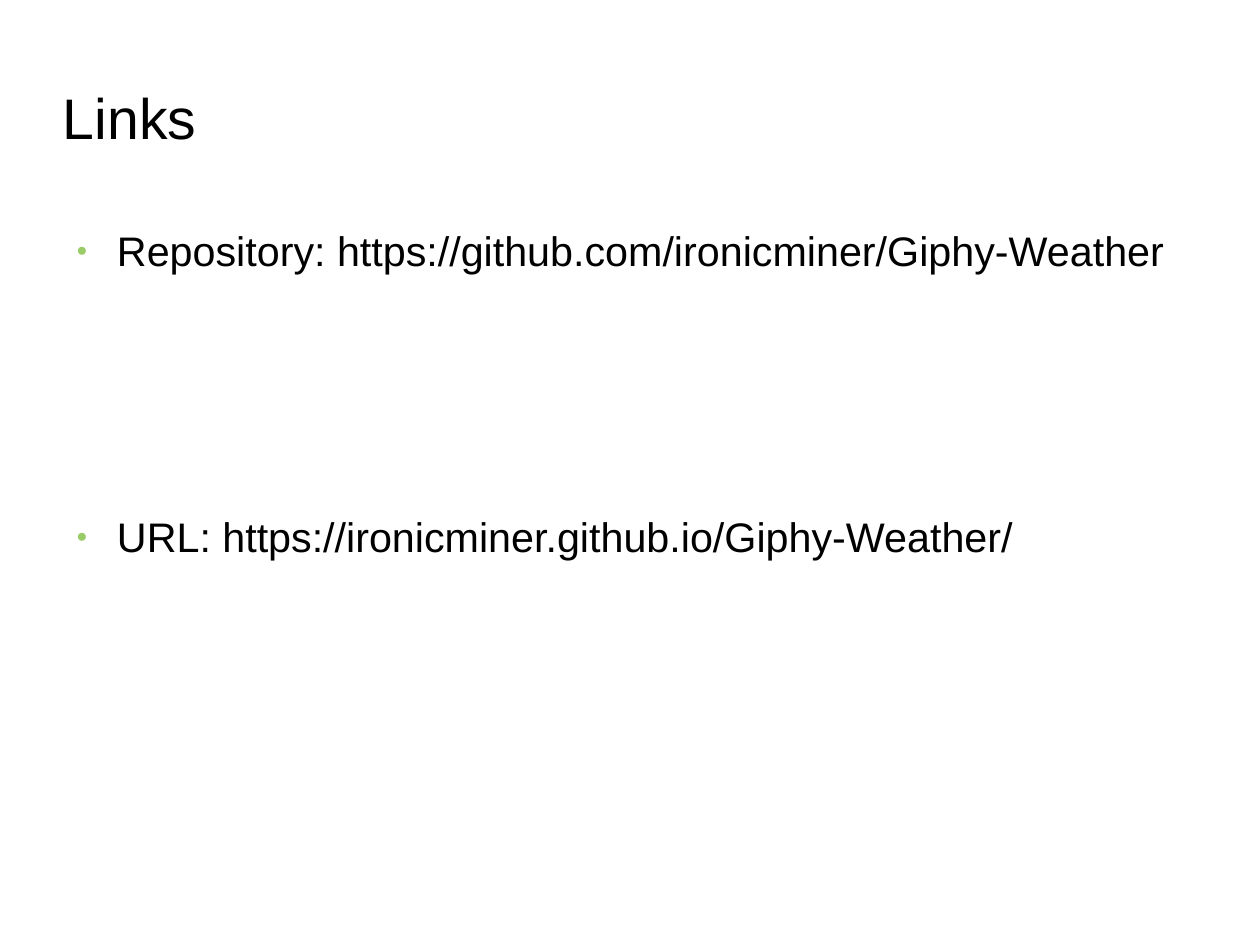
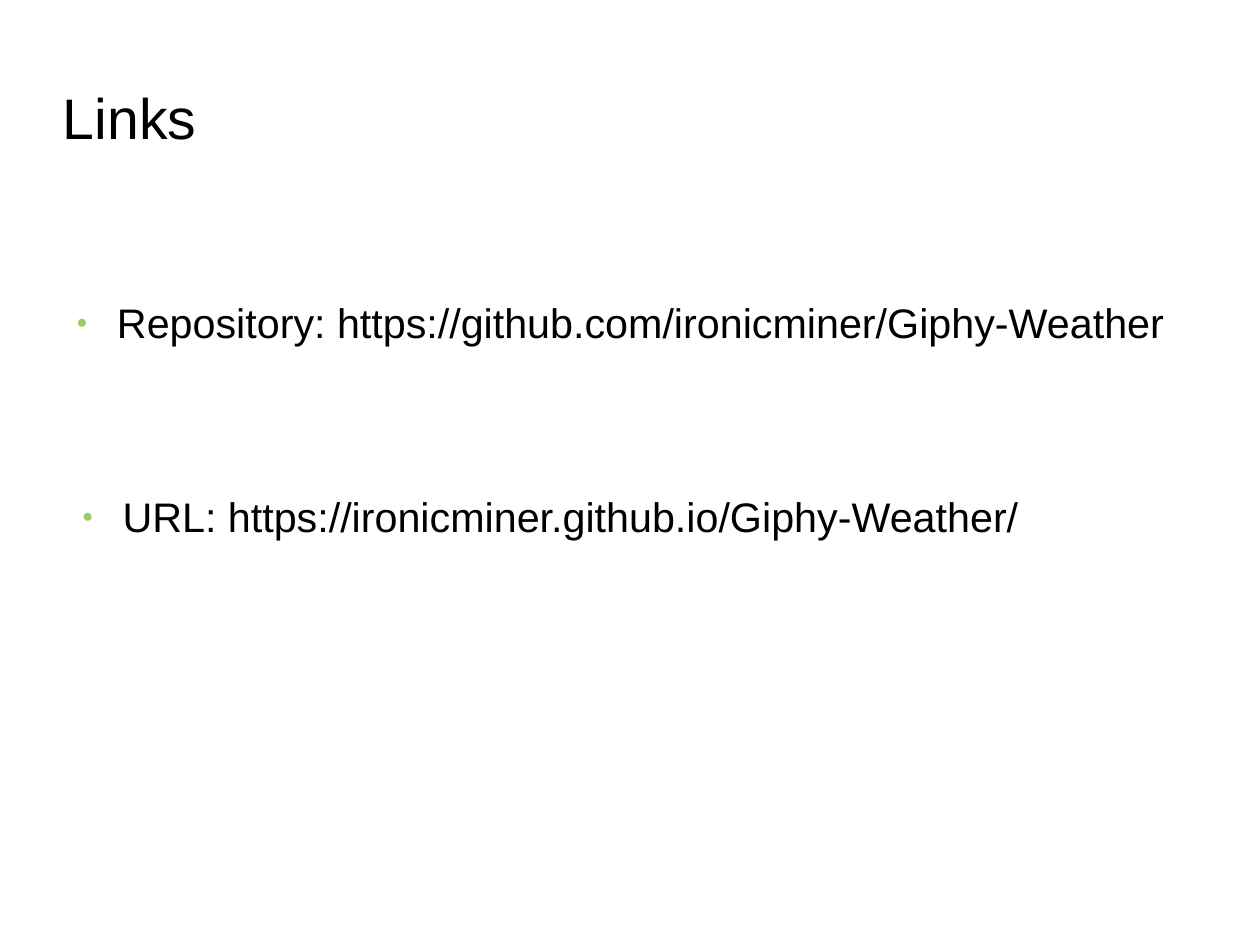
Before and after one commit to smaryroy/Giphy-Weather, a slide deck: slide 7 of assets/docs/giphyWeatherPresentation.odp. Drawn at 1260x945 pixels with LibreOffice and Linux fonts; fonts in the diff are those of the drawing; background and template pictures are left out. Boxes give left, top, right and bottom in pixels: in the first picture for what was removed or moved away, otherwise in the second. Text is boxed around its words. In the diff, an @@ line names an element or a change of style, - is before the commit and + after.

```diff
--- a/assets/docs/giphyWeatherPresentation.odp
+++ b/assets/docs/giphyWeatherPresentation.odp
@@ text "Repository: https://github.com/ironicminer/Giphy-Weather" at box(117, 308, 1164, 346): indent changed @@
@@ text "URL: https://ironicminer.github.io/Giphy-Weather/": place and size @@
-text "URL: https://ironicminer.github.io/Giphy-Weather/" at box(117, 522, 1012, 560)
+text "URL: https://ironicminer.github.io/Giphy-Weather/" at box(123, 502, 1018, 540)
@@ text "URL: https://ironicminer.github.io/Giphy-Weather/" at box(123, 502, 1018, 540): indent changed @@
```
Also in this commit, not shown: 6 other slides changed, 1 other file.
